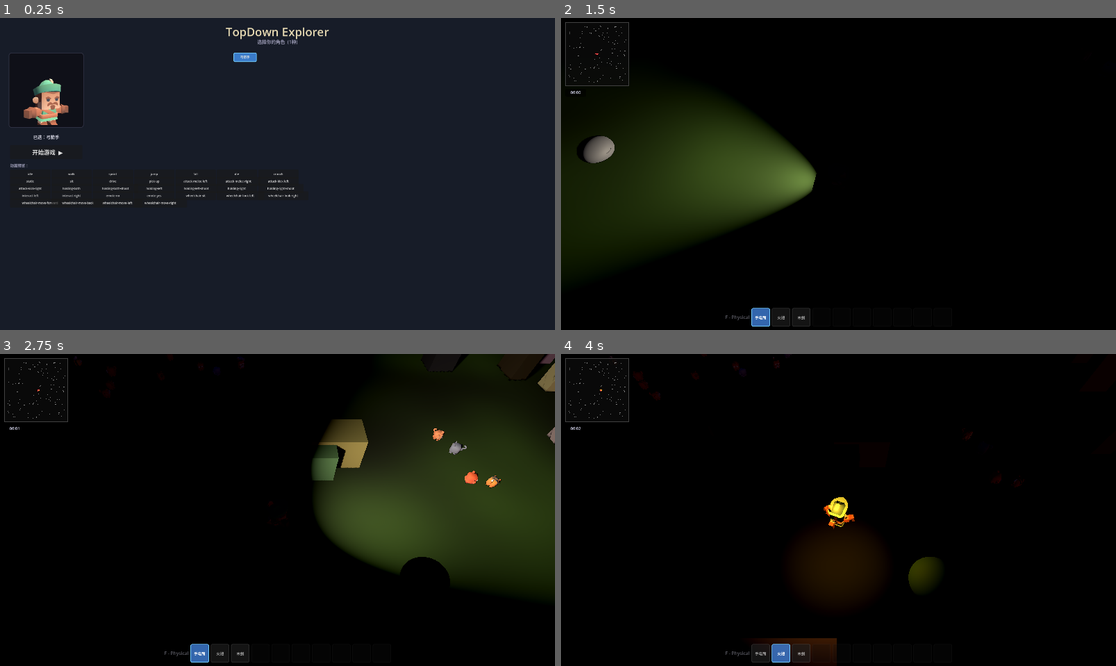
Above: before the commit, frames 1-4 (two rows, left to right).
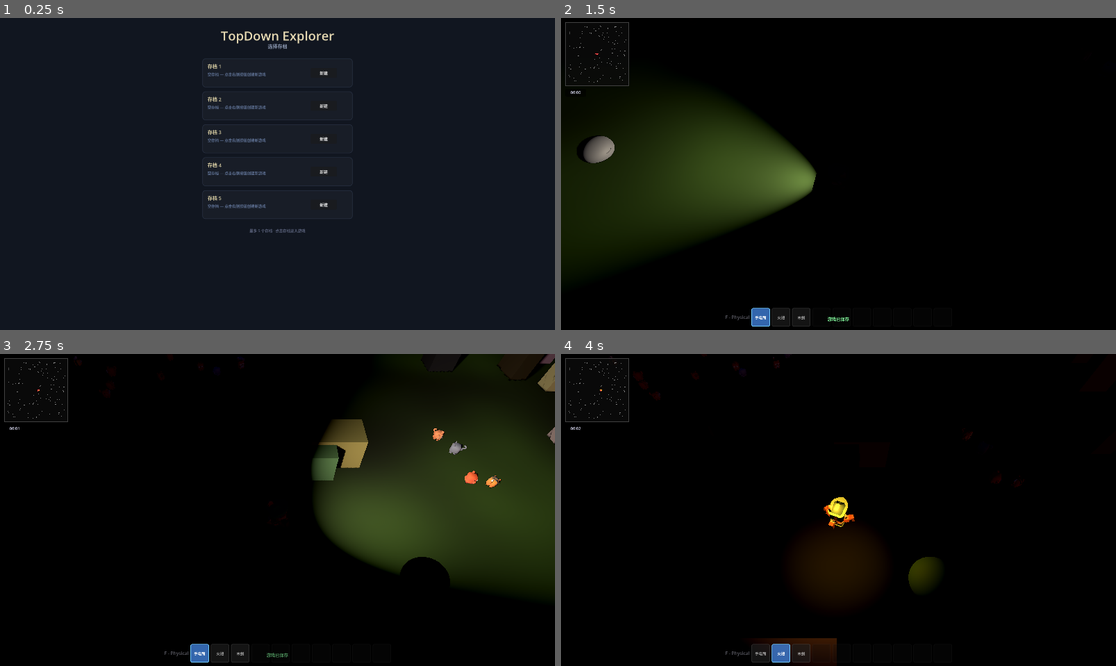
Above: after the commit, the same moments.

Repository: Qq-zhang02/topdown_game_3d
Game: Godot game, scene res://scenes/main.tscn
Two runs of this game, one before a commit and one after it. Both use one fixed random seed, a clock stepped at 60 frames per second and the inputs below.
Inputs (mouse positions are in pixels of both pictures, inside the frame that each line leads up to):
- Up to frame 1 (0.25 s): no input
- Up to frame 2 (1.5 s): click (882, 74) at 0.5 s, where only the run after the commit has a clickable "新建"; click "开始游戏 ▶" at 1.25 s
- Up to frame 3 (2.75 s): tap Enter at 2 s; move the mouse to (399, 494) at 2.02 s; press the mouse at (399, 494) at 2.03 s; hold D (move_right) from 2.03 s (still down); tap Space (jump) at 2.27 s
- Up to frame 4 (4 s): release D (move_right) at 2.75 s; release the mouse at (960, 494) at 2.75 s; drag from (727, 525) to (810, 572) at 2.77 s; tap Space (jump) at 3.5 s; move the mouse to (894, 441) at 3.52 s; hold D (move_right) from 3.53 s (still down); hold F (cycle_equipment) from 3.53 s (still down)

The runs differ from the first frame. In frame 1, 3.0% of the frame differs, in the area x 1-61%, y 2-69%; in frame 2, less than 0.1%; in frame 3, less than 0.1%; in frame 4, nothing differs.

Commit message:
v3.2：存档系统 — 5槽位选择/手动保存/自动存档/世界状态恢复
新增：
- SaveManager: 静态存档工具类，JSON 读写 user://saves/
- SaveSelectScreen: 存档选择界面（新建/进入/删除，确认对话框）
- 暂停菜单增加「保存游戏」按钮 + 保存提示
- 每60秒自动存档 + 屏幕淡出提示
- 退出时自动存档 (NOTIFICATION_WM_CLOSE_REQUEST)

存档内容：玩家位置/血量/背包/装备/角色模型、昼夜时间、已放置建筑

Co-Authored-By: Claude Opus 4.7 <noreply@anthropic.com>

Diff:
--- a/scripts/menu_manager.gd
+++ b/scripts/menu_manager.gd
@@ -1,11 +1,14 @@
 extends CanvasLayer
 class_name MenuManager
-## 暂停菜单：继续、重新开始、返回主页面
+## 暂停菜单：继续、保存、重新开始、返回主页面
+
+signal save_requested
 
 var _menu_root: Control
 var _paused: bool = false
 var _keybind_menu: CanvasLayer
 var _menu_panel: Panel
+var _save_hint: Label
 
 
 func set_keybind_menu(km: CanvasLayer) -> void:
@@ -34,7 +37,7 @@
 
 	_menu_panel = Panel.new()
 	_menu_panel.name = "MenuPanel"
-	_menu_panel.size = Vector2(300, 330)
+	_menu_panel.size = Vector2(300, 400)
 	var style := StyleBoxFlat.new()
 	style.bg_color = Color(0.12, 0.12, 0.14, 0.92)
 	style.border_width_bottom = 2; style.border_width_left = 2
@@ -57,15 +60,23 @@
 	var btn_continue := Button.new()
 	btn_continue.text = "继续游戏"
 	btn_continue.size = Vector2(240, 40)
-	btn_continue.position = Vector2(30, 75)
+	btn_continue.position = Vector2(30, 70)
 	btn_continue.add_theme_font_size_override("font_size", 16)
 	btn_continue.pressed.connect(_resume)
 	_menu_panel.add_child(btn_continue)
 
+	var btn_save := Button.new()
+	btn_save.text = "保存游戏"
+	btn_save.size = Vector2(240, 40)
+	btn_save.position = Vector2(30, 120)
+	btn_save.add_theme_font_size_override("font_size", 16)
+	btn_save.pressed.connect(_on_save)
+	_menu_panel.add_child(btn_save)
+
 	var btn_restart := Button.new()
 	btn_restart.text = "重新开始"
 	btn_restart.size = Vector2(240, 40)
-	btn_restart.position = Vector2(30, 125)
+	btn_restart.position = Vector2(30, 170)
 	btn_restart.add_theme_font_size_override("font_size", 16)
 	btn_restart.pressed.connect(_on_restart)
 	_menu_panel.add_child(btn_restart)
@@ -73,7 +84,7 @@
 	var btn_home := Button.new()
 	btn_home.text = "返回主页面"
 	btn_home.size = Vector2(240, 40)
-	btn_home.position = Vector2(30, 175)
+	btn_home.position = Vector2(30, 220)
 	btn_home.add_theme_font_size_override("font_size", 16)
 	btn_home.pressed.connect(_on_home)
 	_menu_panel.add_child(btn_home)
@@ -81,7 +92,7 @@
 	var btn_keybind := Button.new()
 	btn_keybind.text = "按键设置"
 	btn_keybind.size = Vector2(240, 40)
-	btn_keybind.position = Vector2(30, 225)
+	btn_keybind.position = Vector2(30, 270)
 	btn_keybind.add_theme_font_size_override("font_size", 16)
 	btn_keybind.pressed.connect(_on_keybind)
 	_menu_panel.add_child(btn_keybind)
@@ -89,10 +100,21 @@
 	var btn_quit := Button.new()
 	btn_quit.text = "退出游戏"
 	btn_quit.size = Vector2(240, 40)
-	btn_quit.position = Vector2(30, 275)
+	btn_quit.position = Vector2(30, 320)
 	btn_quit.add_theme_font_size_override("font_size", 16)
 	btn_quit.pressed.connect(_on_quit)
 	_menu_panel.add_child(btn_quit)
+
+	# ── 保存提示 ──
+	_save_hint = Label.new()
+	_save_hint.name = "SaveHint"
+	_save_hint.text = ""
+	_save_hint.horizontal_alignment = HORIZONTAL_ALIGNMENT_CENTER
+	_save_hint.add_theme_font_size_override("font_size", 14)
+	_save_hint.add_theme_color_override("font_color", Color(0.4, 0.9, 0.5))
+	_save_hint.size = Vector2(300, 25)
+	_save_hint.position = Vector2(0, 368)
+	_menu_panel.add_child(_save_hint)
 
 func _input(event: InputEvent) -> void:
 	if event.is_action_pressed("pause"):
@@ -129,8 +151,25 @@
 		_keybind_menu.show()
 
 
+func _on_save() -> void:
+	save_requested.emit()
+	show_save_hint("游戏已保存 ✓")
+
+
 func _on_quit() -> void:
 	get_tree().quit()
+
+
+## 显示保存提示，2 秒后自动消失
+func show_save_hint(text: String) -> void:
+	if not _save_hint:
+		return
+	_save_hint.text = text
+	var t := get_tree().create_timer(2.0)
+	t.timeout.connect(func():
+		if _save_hint:
+			_save_hint.text = ""
+	)
 
 
 ## 窗口缩放时重新居中 + 按比例缩放
@@ -140,5 +179,5 @@
 	var scale: float = clampf(minf(vs.x / REF.x, vs.y / REF.y), 0.6, 1.6)
 	_menu_panel.scale = Vector2(scale, scale)
 	var pw: float = 300.0 * scale
-	var ph: float = 330.0 * scale
+	var ph: float = 400.0 * scale
 	_menu_panel.position = Vector2((vs.x - pw) / 2.0, (vs.y - ph) / 2.0)
--- /dev/null
+++ b/scripts/save_manager.gd
@@ -0,0 +1,104 @@
+extends RefCounted
+class_name SaveManager
+## 存档管理器：读写 user://saves/ 下的 JSON 存档文件
+
+const SAVE_DIR := "user://saves"
+const MAX_SLOTS := 5
+const SAVE_VERSION := 1
+
+
+# ═══════════════════════════════════════════
+# 存档信息（轻量，不加载完整数据）
+# ═══════════════════════════════════════════
+
+static func get_save_info(slot: int) -> Dictionary:
+	var path := _slot_path(slot)
+	if not FileAccess.file_exists(path):
+		return {"slot": slot, "empty": true}
+
+	var file := FileAccess.open(path, FileAccess.READ)
+	if not file:
+		return {"slot": slot, "empty": true}
+
+	var json := JSON.new()
+	var err := json.parse(file.get_as_text())
+	file.close()
+
+	if err != OK:
+		return {"slot": slot, "empty": true, "error": true}
+
+	var data: Dictionary = json.get_data()
+	return {
+		"slot": slot,
+		"empty": false,
+		"save_name": data.get("save_name", "存档 %d" % (slot + 1)),
+		"character_model": data.get("character_model", ""),
+		"character_skin": data.get("character_skin", ""),
+		"timestamp": data.get("timestamp", ""),
+		"play_time": data.get("play_time", 0.0),
+		"player_health": data.get("player", {}).get("health", 100.0),
+	}
+
+
+static func list_saves() -> Array[Dictionary]:
+	var result: Array[Dictionary] = []
+	for i in range(MAX_SLOTS):
+		result.append(get_save_info(i))
+	return result
+
+
+# ═══════════════════════════════════════════
+# 完整存档读写
+# ═══════════════════════════════════════════
+
+static func load_save(slot: int) -> Dictionary:
+	var path := _slot_path(slot)
+	if not FileAccess.file_exists(path):
+		return {}
+
+	var file := FileAccess.open(path, FileAccess.READ)
+	if not file:
+		return {}
+
+	var json := JSON.new()
+	var err := json.parse(file.get_as_text())
+	file.close()
+
+	if err != OK:
+		return {}
+
+	return json.get_data()
+
+
+static func save_game(slot: int, data: Dictionary) -> bool:
+	DirAccess.make_dir_recursive_absolute(SAVE_DIR)
+
+	var path := _slot_path(slot)
+	var file := FileAccess.open(path, FileAccess.WRITE)
+	if not file:
+		push_error("[SaveManager] 无法写入: " + path)
+		return false
+
+	var json := JSON.stringify(data, "\t")
+	file.store_string(json)
+	file.close()
+	return true
+
+
+static func delete_save(slot: int) -> bool:
+	var path := _slot_path(slot)
+	if not FileAccess.file_exists(path):
+		return false
+	return DirAccess.remove_absolute(path) == OK
+
+
+static func has_save(slot: int) -> bool:
+	return FileAccess.file_exists(_slot_path(slot))
+
+
+# ═══════════════════════════════════════════
+# 内部
+# ═══════════════════════════════════════════
+
+static func _slot_path(slot: int) -> String:
+	return SAVE_DIR.path_join("slot_%d.json" % slot)
--- /dev/null
+++ b/scripts/save_select_screen.gd
@@ -0,0 +1,249 @@
+extends CanvasLayer
+class_name SaveSelectScreen
+## 存档选择界面：5个槽位，可新建/进入/删除存档
+
+signal load_game(save_data: Dictionary, slot: int)
+signal new_game(slot: int)
+
+const MAX_SLOTS := 5
+
+var _root: Control
+var _slot_panels: Array[Panel] = []
+var _title: Label
+var _saves_info: Array[Dictionary] = []
+
+
+func _ready() -> void:
+	layer = 500
+	process_mode = Node.PROCESS_MODE_ALWAYS
+	_refresh_saves()
+	_build_ui()
+	get_tree().root.size_changed.connect(_layout_ui)
+
+
+func _refresh_saves() -> void:
+	_saves_info = SaveManager.list_saves()
+
+
+# ═══════════════════════════════════════════
+# UI 构建
+# ═══════════════════════════════════════════
+
+func _build_ui() -> void:
+	_root = Control.new()
+	_root.name = "SaveSelectRoot"
+	_root.set_anchors_and_offsets_preset(Control.PRESET_FULL_RECT)
+	add_child(_root)
+
+	var bg := ColorRect.new()
+	bg.set_anchors_and_offsets_preset(Control.PRESET_FULL_RECT)
+	bg.color = Color(0.06, 0.08, 0.12, 0.97)
+	_root.add_child(bg)
+
+	# ── 标题 ──
+	_title = Label.new()
+	_title.text = "TopDown Explorer"
+	_title.horizontal_alignment = HORIZONTAL_ALIGNMENT_CENTER
+	_title.add_theme_font_size_override("font_size", 44)
+	_title.add_theme_color_override("font_color", Color(0.9, 0.85, 0.7))
+	_title.size = Vector2(600, 55)
+	_root.add_child(_title)
+
+	var subtitle := Label.new()
+	subtitle.text = "选择存档"
+	subtitle.horizontal_alignment = HORIZONTAL_ALIGNMENT_CENTER
+	subtitle.add_theme_font_size_override("font_size", 17)
+	subtitle.add_theme_color_override("font_color", Color(0.55, 0.6, 0.7))
+	subtitle.size = Vector2(200, 28)
+	_root.add_child(subtitle)
+
+	# ── 存档槽位 ──
+	const SLOT_W: float = 520.0
+	const SLOT_H: float = 100.0
+	const GAP: float = 14.0
+	const START_Y: float = 140.0
+	const REF_X: float = 1920.0
+	var slot_x: float = (REF_X - SLOT_W) / 2.0
+
+	for i in range(MAX_SLOTS):
+		var y := START_Y + i * (SLOT_H + GAP)
+		var info: Dictionary = _saves_info[i]
+		var empty: bool = info.get("empty", true)
+
+		# 面板背景
+		var panel := Panel.new()
+		panel.name = "SlotPanel_%d" % i
+		panel.size = Vector2(SLOT_W, SLOT_H)
+		panel.position = Vector2(slot_x, y)
+		var style := StyleBoxFlat.new()
+		if empty:
+			style.bg_color = Color(0.10, 0.12, 0.16, 0.85)
+			style.border_color = Color(0.25, 0.30, 0.40, 0.4)
+		else:
+			style.bg_color = Color(0.14, 0.18, 0.22, 0.9)
+			style.border_color = Color(0.35, 0.50, 0.65, 0.6)
+		style.border_width_bottom = 2; style.border_width_left = 2
+		style.border_width_right = 2; style.border_width_top = 2
+		style.corner_radius_top_left = 10; style.corner_radius_top_right = 10
+		style.corner_radius_bottom_left = 10; style.corner_radius_bottom_right = 10
+		panel.add_theme_stylebox_override("panel", style)
+		_root.add_child(panel)
+		_slot_panels.append(panel)
+
+		# 槽位编号
+		var num_label := Label.new()
+		num_label.text = "存档 %d" % (i + 1)
+		num_label.position = Vector2(18, 14)
+		num_label.size = Vector2(80, 24)
+		num_label.add_theme_font_size_override("font_size", 17)
+		num_label.add_theme_color_override("font_color", Color(0.82, 0.78, 0.62))
+		panel.add_child(num_label)
+
+		# 存档信息
+		var info_label := Label.new()
+		info_label.name = "InfoLabel"
+		info_label.position = Vector2(18, 44)
+		info_label.size = Vector2(370, 42)
+		info_label.add_theme_font_size_override("font_size", 13)
+		info_label.autowrap_mode = TextServer.AUTOWRAP_OFF
+
+		if empty:
+			info_label.text = "空存档 — 点击右侧按钮创建新游戏"
+			info_label.add_theme_color_override("font_color", Color(0.35, 0.42, 0.55))
+		else:
+			var time_str := _format_play_time(info.get("play_time", 0.0))
+			var ts: String = info.get("timestamp", "")
+			if ts.length() >= 10:
+				ts = ts.substr(0, 10)
+			info_label.text = "游戏时长: %s    最后保存: %s    血量: %.0f%%" % [
+				time_str, ts, info.get("player_health", 100.0)
+			]
+			info_label.add_theme_color_override("font_color", Color(0.6, 0.68, 0.8))
+		panel.add_child(info_label)
+
+		# 进入 / 新建 按钮
+		var action_btn := Button.new()
+		action_btn.name = "ActionBtn"
+		action_btn.size = Vector2(90, 34)
+		action_btn.position = Vector2(SLOT_W - 90 - 55, (SLOT_H - 34) / 2)
+		action_btn.add_theme_font_size_override("font_size", 14)
+		if empty:
+			action_btn.text = "新建"
+		else:
+			action_btn.text = "进入"
+		action_btn.pressed.connect(_on_slot_clicked.bind(i))
+		panel.add_child(action_btn)
+
+		# 删除按钮（仅非空槽位）
+		if not empty:
+			var del_btn := Button.new()
+			del_btn.name = "DelBtn"
+			del_btn.text = "✕"
+			del_btn.size = Vector2(36, 34)
+			del_btn.position = Vector2(SLOT_W - 36 - 12, (SLOT_H - 34) / 2)
+			del_btn.add_theme_font_size_override("font_size", 14)
+			del_btn.add_theme_color_override("font_color", Color(0.9, 0.4, 0.35))
+			del_btn.pressed.connect(_on_delete_clicked.bind(i))
+			panel.add_child(del_btn)
+
+	# ── 底部提示 ──
+	var hint := Label.new()
+	hint.text = "最多 %d 个存档 · 点击存档进入游戏" % MAX_SLOTS
+	hint.horizontal_alignment = HORIZONTAL_ALIGNMENT_CENTER
+	hint.add_theme_font_size_override("font_size", 13)
+	hint.add_theme_color_override("font_color", Color(0.35, 0.38, 0.48))
+	hint.size = Vector2(500, 22)
+	_root.add_child(hint)
+
+	# 定位
+	_layout_ui()
+
+
+# ═══════════════════════════════════════════
+# 交互
+# ═══════════════════════════════════════════
+
+func _on_slot_clicked(slot: int) -> void:
+	var info: Dictionary = _saves_info[slot]
+	if info.get("empty", true):
+		new_game.emit(slot)
+	else:
+		var data := SaveManager.load_save(slot)
+		if not data.is_empty():
+			load_game.emit(data, slot)
+
+
+func _on_delete_clicked(slot: int) -> void:
+	# 弹出确认
+	var confirm := AcceptDialog.new()
+	confirm.title = "删除存档"
+	confirm.dialog_text = "确定要删除存档 %d 吗？此操作不可撤销。" % (slot + 1)
+	confirm.size = Vector2(350, 100)
+	confirm.confirmed.connect(_do_delete.bind(slot, confirm))
+	_root.add_child(confirm)
+	confirm.popup_centered()
+
+
+func _do_delete(slot: int, dialog: AcceptDialog) -> void:
+	SaveManager.delete_save(slot)
+	dialog.queue_free()
+	_rebuild()
+
+
+# ═══════════════════════════════════════════
+# 重建 UI
+# ═══════════════════════════════════════════
+
+func _rebuild() -> void:
+	for child in _root.get_children():
+		child.queue_free()
+	_slot_panels.clear()
+	_refresh_saves()
+	_build_ui()
+
+
+# ═══════════════════════════════════════════
+# 工具
+# ═══════════════════════════════════════════
+
+func _format_play_time(seconds: float) -> String:
+	var total := int(seconds)
+	var h := total / 3600
+	var m := (total % 3600) / 60
+	if h > 0:
+		return "%d小时%d分钟" % [h, m]
+	return "%d分钟" % m
+
+
+# ═══════════════════════════════════════════
+# 窗口缩放适配
+# ═══════════════════════════════════════════
+
+func _layout_ui() -> void:
+	var vs: Vector2 = get_viewport().get_visible_rect().size
+	const REF: Vector2 = Vector2(1920.0, 1080.0)
+	var scale: float = clampf(minf(vs.x / REF.x, vs.y / REF.y), 0.6, 1.6)
+	_root.scale = Vector2(scale, scale)
+	_root.position = (vs - REF * scale) / 2.0
+
+	_title.position.x = (REF.x - _title.size.x) / 2.0
+	_title.position.y = 30.0
+
+	const SLOT_W: float = 520.0
+	const SLOT_H: float = 100.0
+	const GAP: float = 14.0
+	const START_Y: float = 140.0
+	var slot_x: float = (REF.x - SLOT_W) / 2.0
+
+	# 重定位所有槽位面板
+	for i in range(MAX_SLOTS):
+		var panel_name := "SlotPanel_%d" % i
+		if _root.has_node(panel_name):
+			var panel := _root.get_node(panel_name)
+			panel.position = Vector2(slot_x, START_Y + i * (SLOT_H + GAP))
+
+	for child in _root.get_children():
+		if child is Label and child.text.begins_with("选择存档"):
+			child.position = Vector2((REF.x - child.size.x) / 2.0, 85.0)
+		elif child is Label and child.text.begins_with("最多"):
+			child.position = Vector2((REF.x - child.size.x) / 2.0, START_Y + MAX_SLOTS * (SLOT_H + GAP) + 15.0)
--- a/scripts/start_screen.gd
+++ b/scripts/start_screen.gd
@@ -8,11 +8,12 @@
 	{id="archer", name="弓箭手", path="res://models/character/character-archer.glb", skin="res://models/character/colormap.png"},
 ]
 
-signal started(selected_model_path: String, selected_skin_path: String)
+signal started(selected_model_path: String, selected_skin_path: String, save_slot: int)
 
 var _selected_path: String = CHARACTERS[0].path
 var _selected_skin: String = CHARACTERS[0].skin
 var _selected_btn: Button
+var _save_slot: int = -1
 var _highlight_style: StyleBoxFlat
 var _sel_label: Label
 var _preview_viewport: SubViewport
@@ -48,6 +49,10 @@
 var _playing_anim: bool = false
 
 
+func setup(slot: int) -> void:
+	_save_slot = slot
+
+
 func _ready() -> void:
 	layer = 500
 	process_mode = Node.PROCESS_MODE_ALWAYS
@@ -284,7 +289,7 @@
 
 
 func _on_start() -> void:
-	started.emit(_selected_path, _selected_skin)
+	started.emit(_selected_path, _selected_skin, _save_slot)
 	queue_free()
 
 
--- a/scripts/world_3d.gd
+++ b/scripts/world_3d.gd
@@ -11,22 +11,64 @@
 var _day_night: Node
 var _player: CharacterBody3D
 var _ocean: Node3D
+var _buildings_data: Array[Dictionary] = []  # 建筑记录 [{resource_path, position, rot_y}]
+var _play_time: float = 0.0                 # 累计游玩时间（秒）
+var _save_slot: int = -1                    # 当前存档槽位
+var _game_started: bool = false             # 游戏是否已开始（用于自动存档）
+var _auto_save_timer: float = 0.0            # 自动存档计时器
+var _save_toast: Label                        # 自动存档提示标签
 
 
 func _ready() -> void:
 	# 默认全屏启动
 	DisplayServer.window_set_mode(DisplayServer.WINDOW_MODE_FULLSCREEN)
 
-	# 先显示角色选择界面
+	# 先显示存档选择界面
+	var SaveSelectScript := load("res://scripts/save_select_screen.gd")
+	var save_select := CanvasLayer.new()
+	save_select.set_script(SaveSelectScript)
+	save_select.name = "SaveSelectScreen"
+	save_select.load_game.connect(_on_load_game)
+	save_select.new_game.connect(_on_new_game)
+	add_child(save_select)
+
+
+func _on_new_game(slot: int) -> void:
+	_save_slot = slot
+	# 移除存档选择界面
+	_remove_save_select()
+
 	var StartScript := load("res://scripts/start_screen.gd")
 	var start_scr := CanvasLayer.new()
 	start_scr.set_script(StartScript)
 	start_scr.name = "StartScreen"
+	start_scr.setup(slot)
 	start_scr.started.connect(_on_game_started)
 	add_child(start_scr)
 
 
-func _on_game_started(model_path: String, skin_path: String) -> void:
+func _on_load_game(save_data: Dictionary, slot: int) -> void:
+	_save_slot = slot
+	_play_time = save_data.get("play_time", 0.0)
+	_remove_save_select()
+
+	var model_path: String = save_data.get("character_model", "res://models/character/character-archer.glb")
+	var skin_path: String = save_data.get("character_skin", "res://models/character/colormap.png")
+
+	_on_game_started(model_path, skin_path, slot)
+
+	# 世界构建完成后恢复存档状态
+	call_deferred("_restore_from_save", save_data)
+
+
+func _remove_save_select() -> void:
+	var ss := get_node_or_null("SaveSelectScreen")
+	if ss:
+		ss.queue_free()
+
+
+func _on_game_started(model_path: String, skin_path: String, save_slot: int) -> void:
+	_save_slot = save_slot
 	# 玩家选好角色后，构建世界
 	_create_lighting()
 	_create_ground()
@@ -45,6 +87,11 @@
 	_create_menu()
 	_create_day_night_system()
 	_create_time_display()
+	_game_started = true
+	# 创建自动存档提示
+	_create_save_toast()
+	# 延迟保存初始状态（等所有节点的 _ready 执行完）
+	_save_current_game.call_deferred()
 
 
 # ═══════════════════════════════════════════
@@ -270,7 +317,14 @@
 
 
 ## 放置建筑（由 BuildController 调用，材料已在控制器中扣除）
-func place_building(data: Resource, pos: Vector3, rot_y: float) -> void:
+func place_building(data: Resource, pos: Vector3, rot_y: float, from_save: bool = false) -> void:
+	if not from_save:
+		_buildings_data.append({
+			"resource_path": data.resource_path,
+			"position": pos,
+			"rot_y": rot_y
+		})
+
 	var body := StaticBody3D.new()
 	body.name = "Building_" + data.id
 	body.collision_layer = 1
@@ -447,6 +501,7 @@
 	menu.set_script(MenuScript)
 	menu.name = "MenuManager"
 	add_child(menu)
+	menu.save_requested.connect(_save_current_game)
 
 	var KeybindScript := load("res://scripts/keybind_menu.gd")
 	var keybind := CanvasLayer.new()
@@ -516,3 +571,190 @@
 	updater.set("day_night", _day_night)
 	updater.set("label", time_label)
 	add_child(updater)
+
+
+# ═══════════════════════════════════════════
+# 游玩时间 & 退出存档
+# ═══════════════════════════════════════════
+
+func _process(delta: float) -> void:
+	if _game_started:
+		_play_time += delta
+		_auto_save_timer += delta
+		if _auto_save_timer >= 60.0:
+			_auto_save_timer = 0.0
+			_save_current_game()
+
+
+func _notification(what: int) -> void:
+	if what == NOTIFICATION_WM_CLOSE_REQUEST:
+		_save_current_game()
+
+
+# ═══════════════════════════════════════════
+# 存档：收集世界状态 → JSON → 写入磁盘
+# ═══════════════════════════════════════════
+
+func _collect_save_data() -> Dictionary:
+	var data := {
+		"version": 1,
+		"timestamp": Time.get_datetime_string_from_system(),
+		"play_time": _play_time,
+		"character_model": _player.get("_model_path") if _player else "",
+		"character_skin": _player.get("_skin_path") if _player else "",
+		"player": _collect_player_data(),
+		"world": _collect_world_data(),
+	}
+	return data
+
+
+func _collect_player_data() -> Dictionary:
+	if not _player:
+		return {}
+
+	var pos := _player.global_position
+	var health_node: Node = _player.get_health()
+	var hp: float = health_node.get("hp") if health_node else 100.0
+
+	# 背包
+	var inv: Node = _player.get_inventory()
+	var inv_data: Array = []
+	if inv:
+		for st in inv.slots:
+			if st and st.item:
+				inv_data.append({"id": st.item.get("id"), "count": st.count})
+			else:
+				inv_data.append(null)
+
+	# 装备
+	var equip_mgr: Node = _player.get_node_or_null("EquipmentManager")
+	var equip_idx: int = equip_mgr.get_current_index() if equip_mgr else -1
+
+	return {
+		"pos_x": pos.x, "pos_y": pos.y, "pos_z": pos.z,
+		"health": hp,
+		"inventory": inv_data,
+		"equipment_index": equip_idx,
+	}
+
+
+func _collect_world_data() -> Dictionary:
+	var day_time: float = 0.25
+	if _day_night and _day_night.get("game_time") != null:
+		day_time = float(_day_night.get("game_time"))
+
+	var buildings: Array[Dictionary] = []
+	for b in _buildings_data:
+		var bp: Vector3 = b.position
+		buildings.append({
+			"resource_path": b.resource_path,
+			"px": bp.x, "py": bp.y, "pz": bp.z,
+			"rot_y": b.rot_y,
+		})
+
+	return {
+		"day_time": day_time,
+		"buildings": buildings,
+	}
+
+
+func _save_current_game() -> void:
+	if _save_slot < 0 or not _game_started:
+		return
+	var data := _collect_save_data()
+	if SaveManager.save_game(_save_slot, data):
+		_show_save_toast()
+
+
+func _create_save_toast() -> void:
+	var layer := CanvasLayer.new()
+	layer.name = "ToastLayer"
+	layer.layer = 350
+	add_child(layer)
+
+	_save_toast = Label.new()
+	_save_toast.name = "SaveToast"
+	_save_toast.horizontal_alignment = HORIZONTAL_ALIGNMENT_CENTER
+	_save_toast.add_theme_font_size_override("font_size", 15)
+	_save_toast.add_theme_color_override("font_color", Color(0.5, 0.95, 0.6, 1.0))
+	_save_toast.size = Vector2(200, 28)
+	layer.add_child(_save_toast)
+
+
+func _show_save_toast() -> void:
+	if not _save_toast:
+		return
+	var vs := get_viewport().get_visible_rect().size
+	_save_toast.text = "游戏已保存"
+	_save_toast.position = Vector2((vs.x - 200) / 2.0, vs.y - 50)
+	_save_toast.modulate.a = 1.0
+
+	var tw := create_tween()
+	tw.tween_interval(1.0)
+	tw.tween_property(_save_toast, "modulate:a", 0.0, 1.0)
+
+
+# ═══════════════════════════════════════════
+# 存档：从 JSON 恢复世界状态
+# ═══════════════════════════════════════════
+
+func _restore_from_save(data: Dictionary) -> void:
+	if not _player:
+		return
+
+	# ── 玩家状态 ──
+	var pd: Dictionary = data.get("player", {})
+	if not pd.is_empty():
+		_player.global_position = Vector3(
+			pd.get("pos_x", 0.0), pd.get("pos_y", 0.0), pd.get("pos_z", 0.0)
+		)
+
+		var health_node: Node = _player.get_health()
+		if health_node:
+			health_node.set("hp", pd.get("health", 100.0))
+
+		# 背包
+		var inv: Node = _player.get_inventory()
+		if inv:
+			inv.slots.clear()
+			inv.slots.resize(inv.slot_count)
+			var ItemDBScript := load("res://scripts/core/item_db.gd")
+			var ItemStackClass := load("res://scripts/core/item_stack.gd")
+			for i in range(pd.get("inventory", []).size()):
+				var entry = pd["inventory"][i]
+				if entry and entry.get("id"):
+					var item: Resource = ItemDBScript.get_item(entry["id"])
+					if item:
+						inv.slots[i] = ItemStackClass.new(item, int(entry.get("count", 1)))
+			inv.changed.emit()
+
+		# 装备
+		var equip_mgr: Node = _player.get_node_or_null("EquipmentManager")
+		if equip_mgr:
+			var idx: int = pd.get("equipment_index", 0)
+			equip_mgr.equip_index(idx)
+
+	# ── 世界状态 ──
+	var wd: Dictionary = data.get("world", {})
+
+	# 昼夜时间
+	if _day_night and wd.has("day_time"):
+		_day_night.set("game_time", float(wd["day_time"]))
+
+	# 建筑
+	for bd in wd.get("buildings", []):
+		var res_path: String = bd.get("resource_path", "")
+		if res_path.is_empty() or not ResourceLoader.exists(res_path):
+			continue
+		var bres: Resource = load(res_path)
+		if not bres:
+			continue
+		var pos := Vector3(
+			bd.get("px", 0.0), bd.get("py", 0.0), bd.get("pz", 0.0)
+		)
+		var rot_y: float = bd.get("rot_y", 0.0)
+		place_building(bres, pos, rot_y, true)
+
+	print("[World3D] 存档加载完成 (slot %d)" % _save_slot)
+	# 恢复完成后立即保存一次（覆盖 _on_game_started 中的初始保存）
+	_save_current_game.call_deferred()
Not shown, added: scripts/save_manager.gd.uid
Not shown, added: scripts/save_select_screen.gd.uid
